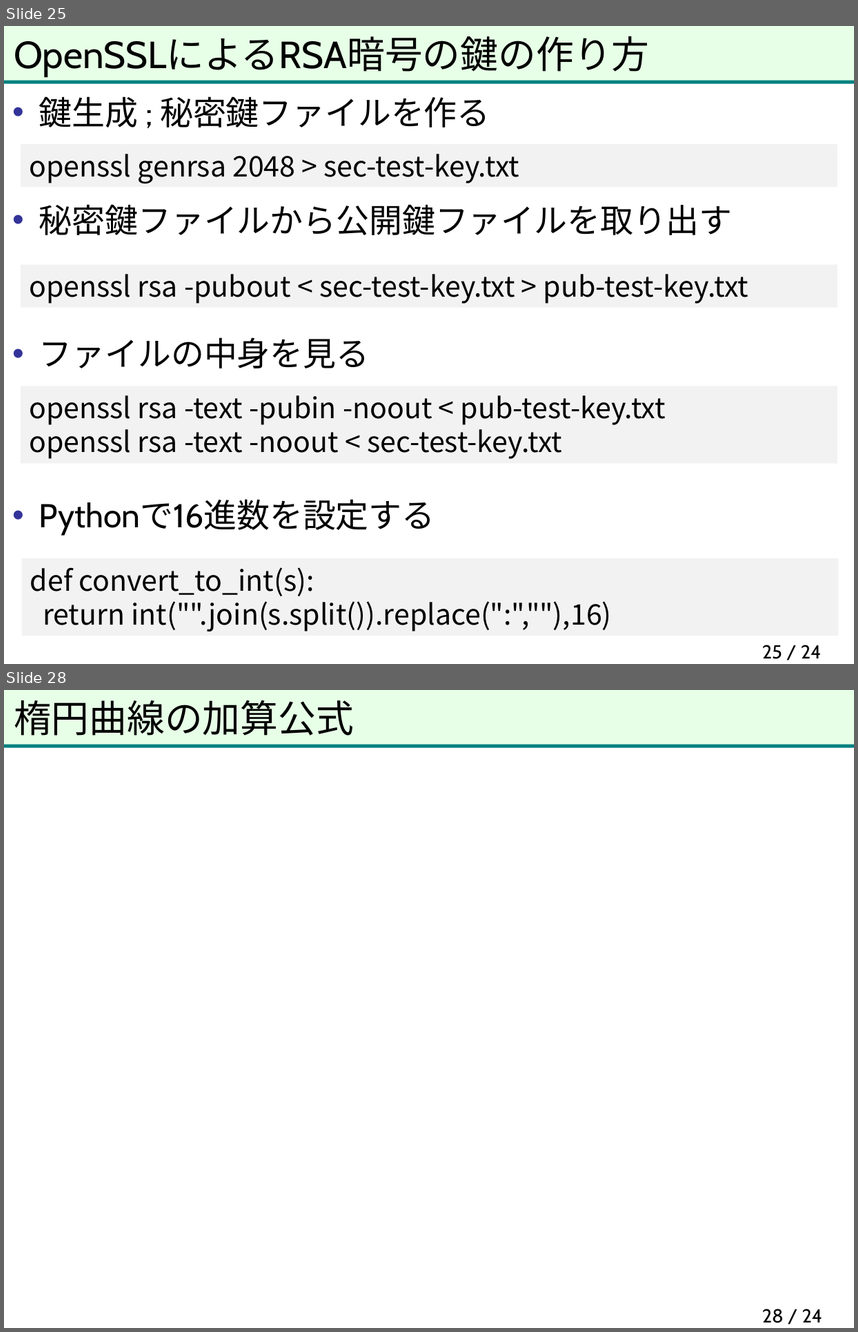
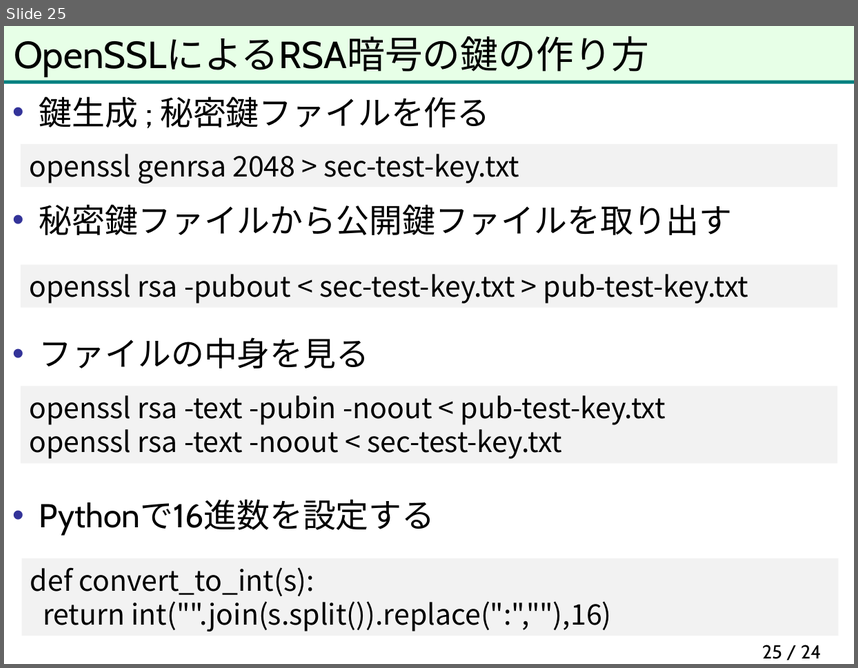
Before and after one commit to herumi/anninbon, a slide deck: lec/anninbon5.pptx. Shown one above the other, each under a label of ours: slides 25 and 28 before the commit, slide 25 after it; the slides between them are not shown. The pictures are 858x1332 and 858x668 pixels, drawn with LibreOffice and Linux fonts; fonts in the diff are those of the drawing; background and template pictures are left out. Boxes give left, top, right and bottom in pixels: in the first picture for what was removed or moved away, otherwise in the second. Text is boxed around its words. In the diff, an @@ line names an element or a change of style, - is before the commit and + after.

```diff
--- a/lec/anninbon5.pptx
+++ b/lec/anninbon5.pptx
@@ slide 28 removed at [4, 690, 854, 1328], background picture (left out); not listed: 2 template elements that a slide beside it also shows @@
@@ title removed at [14, 700, 354, 736] @@
-楕円曲線の加算公式
@@ page number removed at [762, 1308, 823, 1323] @@
-28 / 24
```
Also in this commit, not shown: 1 slide changed, 3 other slides removed, 1 other file.
